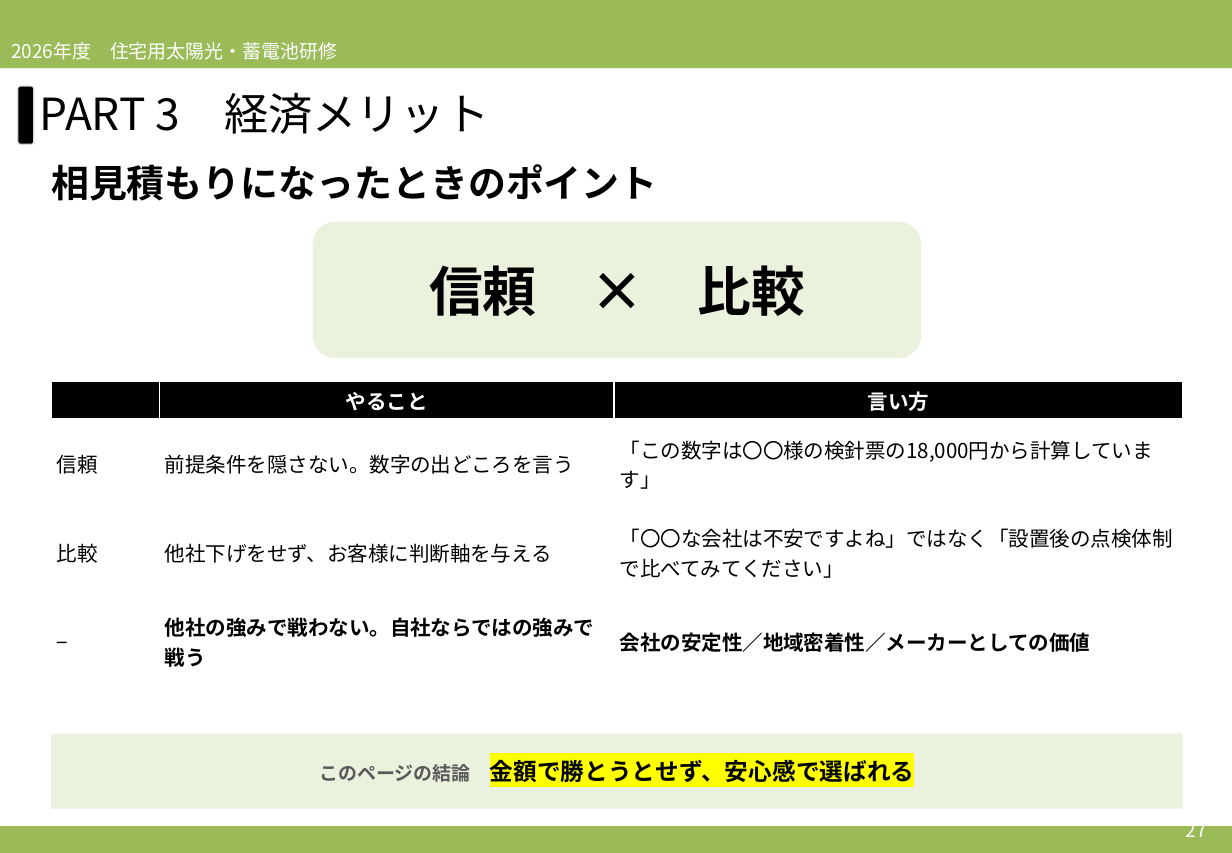
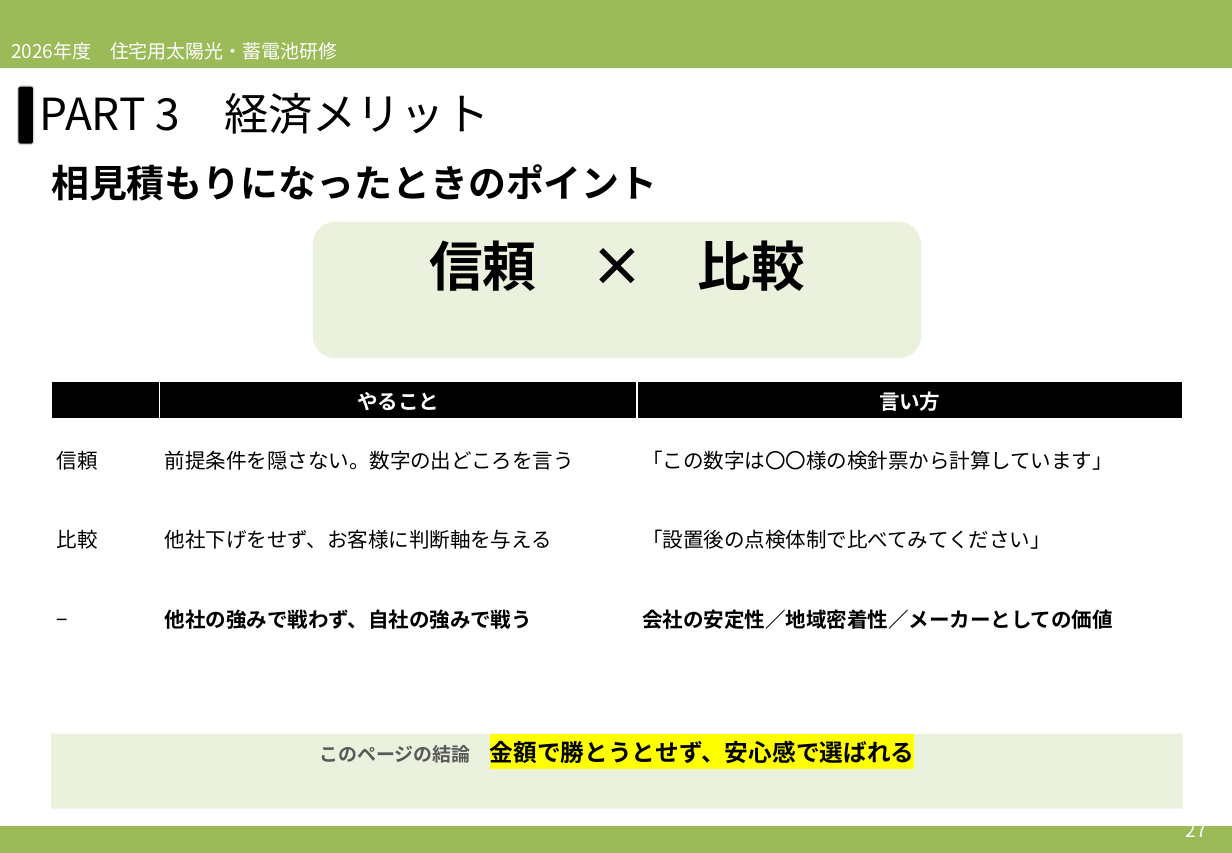
Before and after one commit to soshiro-iki-sys/-, a slide deck: slide 27 of slides/2026営業研修_第3回_必要性訴求②＆ロープレ.pptx. Drawn at 1232x853 pixels with LibreOffice and Linux fonts; fonts in the diff are those of the drawing. Boxes give left, top, right and bottom in pixels: in the first picture for what was removed or moved away, otherwise in the second. Text is boxed around its words. In the diff, an @@ line names an element or a change of style, - is before the commit and + after.

```diff
--- a/slides/2026営業研修_第3回_必要性訴求②＆ロープレ.pptx
+++ b/slides/2026営業研修_第3回_必要性訴求②＆ロープレ.pptx
@@ rounded rectangle "信頼 × 比較" at [313, 222, 921, 358]: vertical alignment middle to top @@
@@ table at [51, 381, 1183, 659] @@
-row 2, column 3: 「この数字は〇〇様の検針票の18,000円から計算しています」
+row 2, column 3: 「この数字は〇〇様の検針票から計算しています」
-row 3, column 3: 「〇〇な会社は不安ですよね」ではなく「設置後の点検体制で比べてみてください」
+row 3, column 3: 「設置後の点検体制で比べてみてください」
-row 4, column 2: 他社の強みで戦わない。自社ならではの強みで戦う
+row 4, column 2: 他社の強みで戦わず、自社の強みで戦う
@@ rectangle "このページの結論 金額で勝とうとせず、安心感で選ばれる" at [51, 734, 1183, 809]: vertical alignment middle to top @@
```
Also in this commit, not shown: 29 other slides changed, 7 other files.
